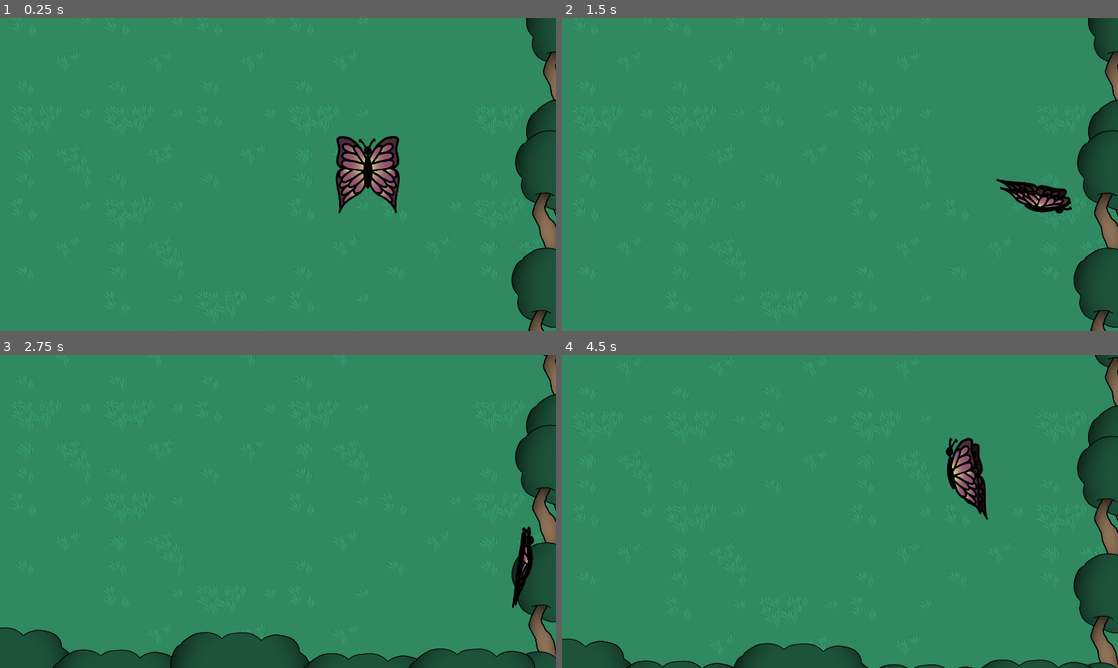
Above: before the commit, frames 1-4 (two rows, left to right).
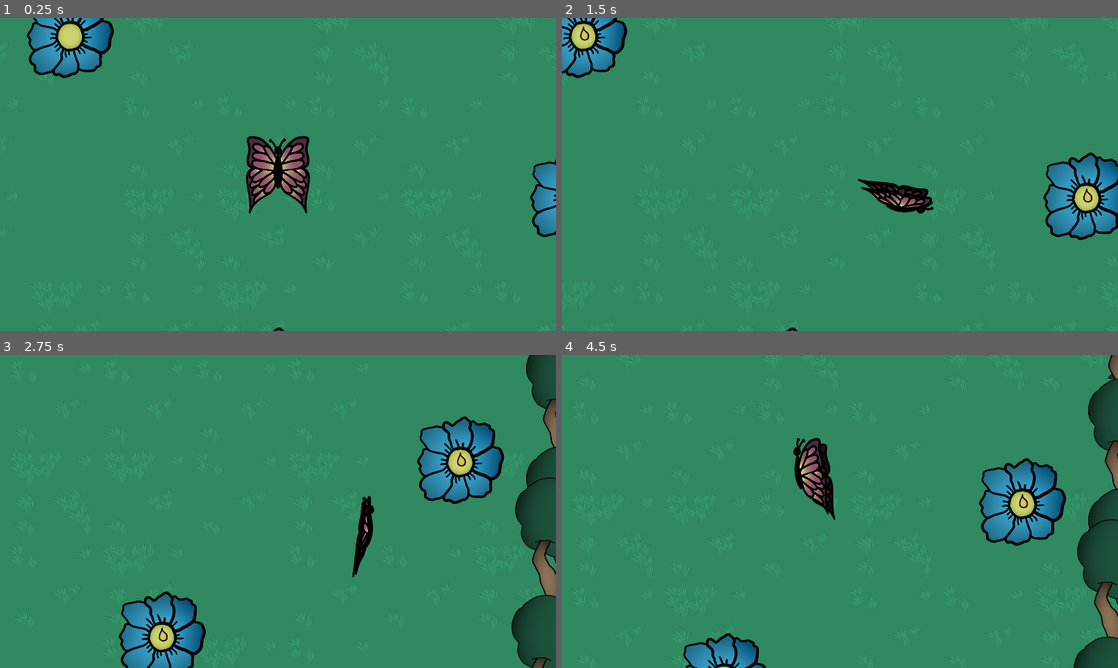
Above: after the commit, the same moments.

Repository: VRiveland/hungry-hungry-butterfly
Game: Godot game, scene res://Scenes/game.tscn
The game is run twice, just before and just after one commit, with the same random seed, the same clock (stepped at 60 frames per second) and the same inputs. Before the commit the project starts from res://game.tscn.
Inputs:
- Up to frame 1 (0.25 s): no input
- Up to frame 2 (1.5 s): tap Enter at 0.5 s; hold D (move_right) 0.53-1.28 s; hold S (move_down) from 1.28 s (still down)
- Up to frame 3 (2.75 s): release S (move_down) at 2.03 s; hold D (move_right) from 2.03 s (still down)
- Up to frame 4 (4.5 s): release D (move_right) at 2.78 s; hold W (move_up) 2.78-3.53 s; hold A (move_left) from 3.53 s (still down)

The runs differ from the first frame. In frame 1, 12% of the frame differs, in the area x 2-100%, y 0-100%; in frame 2, 10%; in frame 3, 18%, in the area x 0-100%, y 0-100%; in frame 4, 14%.

Commit message:
Added flowers that spawn nectar

Diff:
--- /dev/null
+++ b/Scenes/Characters and objects/flower.gd
@@ -0,0 +1,32 @@
+extends Area2D
+
+var nectar = preload("res://Scenes/Characters and objects/nectar.tscn")
+var nectar_available = false
+
+signal can_eat_nectar;
+
+# Called when the node enters the scene tree for the first time.
+func _ready():
+	$NectarTimer.wait_time = randf_range(1, 5)
+
+
+# Called every frame. 'delta' is the elapsed time since the previous frame.
+func _process(delta):
+	pass
+
+
+func _on_nectar_timer_timeout():
+	nectar_available = true
+	$Nectar.visible = true
+
+
+func _on_player_ate_nectar_2():
+	# TODO: remove nectar instance
+	# TODO: start nectar timer
+	pass # Replace with function body.
+
+
+
+func _on_nectar_area_entered(area):
+	if nectar_available:
+		can_eat_nectar.emit()
--- /dev/null
+++ b/Scenes/Characters and objects/flower.tscn
@@ -0,0 +1,28 @@
+[gd_scene load_steps=5 format=3 uid="uid://b0ototm16twck"]
+
+[ext_resource type="Script" path="res://Scenes/Characters and objects/flower.gd" id="1_66t76"]
+[ext_resource type="Texture2D" uid="uid://cygaxr7t3xsov" path="res://Assets/Other/Flower.png" id="1_f7jkf"]
+[ext_resource type="PackedScene" uid="uid://cv3vcld7acesu" path="res://Scenes/Characters and objects/nectar.tscn" id="3_jwr1u"]
+
+[sub_resource type="CircleShape2D" id="CircleShape2D_lw380"]
+radius = 57.0088
+
+[node name="Flower" type="Area2D"]
+script = ExtResource("1_66t76")
+
+[node name="Sprite2D" type="Sprite2D" parent="."]
+texture = ExtResource("1_f7jkf")
+
+[node name="CollisionShape2D" type="CollisionShape2D" parent="."]
+shape = SubResource("CircleShape2D_lw380")
+
+[node name="NectarTimer" type="Timer" parent="."]
+autostart = true
+
+[node name="Nectar" parent="." instance=ExtResource("3_jwr1u")]
+visible = false
+position = Vector2(3, -2)
+
+[connection signal="timeout" from="NectarTimer" to="." method="_on_nectar_timer_timeout"]
+[connection signal="timeout" from="NectarTimer" to="." method="_on_timer_timeout"]
+[connection signal="area_entered" from="Nectar" to="." method="_on_nectar_area_entered"]
--- /dev/null
+++ b/Scenes/Characters and objects/nectar.tscn
@@ -0,0 +1,11 @@
+[gd_scene load_steps=2 format=3 uid="uid://cv3vcld7acesu"]
+
+[ext_resource type="Texture2D" uid="uid://b0j7qn3v05yui" path="res://Assets/Other/nectar.png" id="1_weo24"]
+
+[node name="Nectar" type="Area2D"]
+
+[node name="Sprite2D" type="Sprite2D" parent="."]
+texture = ExtResource("1_weo24")
+
+[node name="CollisionPolygon2D" type="CollisionPolygon2D" parent="."]
+polygon = PackedVector2Array(13.8, 10.7, 11, 16, 7.2, 16, -11, 18.8, -11, 10.7, -9, -5.6, -9, -10.7, -1.9, -12.9)
--- a/Scenes/Characters and objects/player.gd
+++ b/Scenes/Characters and objects/player.gd
@@ -4,6 +4,7 @@
 @export var speed = 384
 var prev_animation
 
+signal ate_nectar_2
 
 func _physics_process(delta):
 	var velocity = Vector2.ZERO # The player's movement vector.
@@ -54,3 +55,12 @@
 
 	$AnimatedSprite2D.play()
 	var collision = move_and_collide(velocity * delta)
+
+
+func _can_eat_nectar():
+	pass
+
+
+func _on_flower_2_can_eat_nectar():
+	_can_eat_nectar()
+	ate_nectar_2.emit()
--- /dev/null
+++ b/Scenes/game.tscn
@@ -0,0 +1,185 @@
+[gd_scene load_steps=14 format=3 uid="uid://bdlu6tn5mcm3x"]
+
+[ext_resource type="Texture2D" uid="uid://b1druryetjgk3" path="res://Assets/tiles/plain grass.png" id="1_vlq7u"]
+[ext_resource type="Texture2D" uid="uid://bm2valf1r8g0h" path="res://Assets/tiles/some grass.png" id="2_a4kkc"]
+[ext_resource type="Texture2D" uid="uid://b6yfy4srw5tqo" path="res://Assets/tiles/more grass.png" id="3_80ymi"]
+[ext_resource type="Texture2D" uid="uid://drc335ae71qj6" path="res://Assets/tiles/dense grass.png" id="4_un6k8"]
+[ext_resource type="PackedScene" uid="uid://d3gjdd3ated67" path="res://Scenes/World_boundary.tscn" id="5_fttj8"]
+[ext_resource type="PackedScene" uid="uid://c0odyx3ty6dnq" path="res://Scenes/Characters and objects/tree.tscn" id="6_w33x6"]
+[ext_resource type="PackedScene" uid="uid://dpxbidrmvf2wg" path="res://Scenes/Characters and objects/player.tscn" id="7_cfsja"]
+[ext_resource type="PackedScene" uid="uid://b0ototm16twck" path="res://Scenes/Characters and objects/flower.tscn" id="8_vftps"]
+
+[sub_resource type="TileSetAtlasSource" id="TileSetAtlasSource_fgiwa"]
+texture = ExtResource("1_vlq7u")
+0:0/size_in_atlas = Vector2i(16, 16)
+0:0/0 = 0
+
+[sub_resource type="TileSetAtlasSource" id="TileSetAtlasSource_0oh5g"]
+texture = ExtResource("2_a4kkc")
+0:0/size_in_atlas = Vector2i(16, 16)
+0:0/0 = 0
+
+[sub_resource type="TileSetAtlasSource" id="TileSetAtlasSource_0ek1c"]
+texture = ExtResource("3_80ymi")
+0:0/size_in_atlas = Vector2i(16, 16)
+0:0/0 = 0
+
+[sub_resource type="TileSetAtlasSource" id="TileSetAtlasSource_fo5lh"]
+texture = ExtResource("4_un6k8")
+0:0/size_in_atlas = Vector2i(16, 16)
+0:0/0 = 0
+
+[sub_resource type="TileSet" id="TileSet_m62eg"]
+sources/0 = SubResource("TileSetAtlasSource_fgiwa")
+sources/1 = SubResource("TileSetAtlasSource_0oh5g")
+sources/2 = SubResource("TileSetAtlasSource_0ek1c")
+sources/3 = SubResource("TileSetAtlasSource_fo5lh")
+
+[node name="Game" type="Node2D"]
+
+[node name="TileMap" type="TileMap" parent="."]
+position = Vector2(1, 0)
+tile_set = SubResource("TileSet_m62eg")
+format = 2
+layer_0/tile_data = PackedInt32Array(458759, 3, 0, 458775, 1, 0, 1507351, 1, 0, 458791, 1, 0, 1507367, 2, 0, 1507335, 2, 0, 2555911, 2, 0, 458807, 3, 0, 1507383, 0, 0, 2555927, 0, 0, 2555943, 1, 0, 2555959, 1, 0, 458823, 1, 0, 2555975, 1, 0, 3604487, 1, 0, 3604503, 0, 0, 4653063, 0, 0, 4653079, 3, 0, 3604519, 3, 0, 1507399, 3, 0, 458839, 3, 0, 458855, 3, 0, 1507431, 3, 0, 3604567, 3, 0, 4653111, 3, 0, 3604535, 2, 0, 4653095, 1, 0, 3604551, 1, 0, 4653143, 1, 0, 2555991, 1, 0, 1507415, 0, 0, 2556007, 0, 0, 4653127, 0, 0, 3604583, 0, 0, 4653159, 1, 0, 458871, 3, 0, 4653175, 3, 0, 5701639, 3, 0, 5701655, 2, 0, 3604599, 2, 0, 1507447, 2, 0, 5701751, 0, 0, 5701671, 0, 0, 2556023, 0, 0, 5701735, 0, 0, 5701687, 1, 0, 5701719, 1, 0, 5701703, 2, 0)
+
+[node name="StaticBody2D4" parent="." instance=ExtResource("5_fttj8")]
+scale = Vector2(1.32, 3)
+
+[node name="StaticBody2D3" parent="." instance=ExtResource("5_fttj8")]
+position = Vector2(-5, -384)
+rotation = 1.56866
+
+[node name="StaticBody2D" parent="." instance=ExtResource("5_fttj8")]
+position = Vector2(2036, 1773)
+rotation = -1.57436
+
+[node name="StaticBody2D2" parent="." instance=ExtResource("5_fttj8")]
+position = Vector2(-127, 1517)
+
+[node name="Trees" type="Node" parent="."]
+
+[node name="Tree" parent="Trees" instance=ExtResource("6_w33x6")]
+position = Vector2(65, -227)
+
+[node name="Tree2" parent="Trees" instance=ExtResource("6_w33x6")]
+position = Vector2(148, -243)
+
+[node name="Tree3" parent="Trees" instance=ExtResource("6_w33x6")]
+position = Vector2(283, -225)
+
+[node name="Tree4" parent="Trees" instance=ExtResource("6_w33x6")]
+position = Vector2(479, -243)
+
+[node name="Tree5" parent="Trees" instance=ExtResource("6_w33x6")]
+position = Vector2(591, -222)
+
+[node name="Tree6" parent="Trees" instance=ExtResource("6_w33x6")]
+position = Vector2(1262, -246)
+
+[node name="Tree7" parent="Trees" instance=ExtResource("6_w33x6")]
+position = Vector2(1193, -222)
+
+[node name="Tree8" parent="Trees" instance=ExtResource("6_w33x6")]
+position = Vector2(1350, -214)
+
+[node name="Tree9" parent="Trees" instance=ExtResource("6_w33x6")]
+position = Vector2(763, -199)
+
+[node name="Tree10" parent="Trees" instance=ExtResource("6_w33x6")]
+position = Vector2(965, -236)
+
+[node name="Tree11" parent="Trees" instance=ExtResource("6_w33x6")]
+position = Vector2(1611, -223)
+
+[node name="Tree12" parent="Trees" instance=ExtResource("6_w33x6")]
+position = Vector2(1778, -229)
+
+[node name="Tree13" parent="Trees" instance=ExtResource("6_w33x6")]
+position = Vector2(1960, -211)
+
+[node name="Tree14" parent="Trees" instance=ExtResource("6_w33x6")]
+position = Vector2(-26, 38)
+
+[node name="Tree15" parent="Trees" instance=ExtResource("6_w33x6")]
+position = Vector2(-143, 292)
+
+[node name="Tree16" parent="Trees" instance=ExtResource("6_w33x6")]
+position = Vector2(-147, 495)
+
+[node name="Tree17" parent="Trees" instance=ExtResource("6_w33x6")]
+position = Vector2(-102, 704)
+
+[node name="Tree18" parent="Trees" instance=ExtResource("6_w33x6")]
+position = Vector2(-187, 891)
+
+[node name="Tree19" parent="Trees" instance=ExtResource("6_w33x6")]
+position = Vector2(-157, 1163)
+
+[node name="Tree20" parent="Trees" instance=ExtResource("6_w33x6")]
+position = Vector2(-114, 1382)
+
+[node name="Tree21" parent="Trees" instance=ExtResource("6_w33x6")]
+position = Vector2(-143, 1579)
+
+[node name="Tree22" parent="Trees" instance=ExtResource("6_w33x6")]
+position = Vector2(2090, 200)
+
+[node name="Tree23" parent="Trees" instance=ExtResource("6_w33x6")]
+position = Vector2(2139, 437)
+
+[node name="Tree24" parent="Trees" instance=ExtResource("6_w33x6")]
+position = Vector2(2130, 700)
+
+[node name="Tree25" parent="Trees" instance=ExtResource("6_w33x6")]
+position = Vector2(2130, 1004)
+
+[node name="Tree26" parent="Trees" instance=ExtResource("6_w33x6")]
+position = Vector2(2100, 1090)
+
+[node name="Tree27" parent="Trees" instance=ExtResource("6_w33x6")]
+position = Vector2(2090, 1414)
+
+[node name="Tree28" parent="Trees" instance=ExtResource("6_w33x6")]
+position = Vector2(2068, 1715)
+
+[node name="Player" parent="." instance=ExtResource("7_cfsja")]
+z_index = 5
+position = Vector2(938, 730)
+scale = Vector2(1.04377, 1.06165)
+
+[node name="Tree" parent="." instance=ExtResource("6_w33x6")]
+z_index = 10
+position = Vector2(187, 1652)
+
+[node name="Tree2" parent="." instance=ExtResource("6_w33x6")]
+z_index = 10
+position = Vector2(490, 1649)
+
+[node name="Tree3" parent="." instance=ExtResource("6_w33x6")]
+z_index = 10
+position = Vector2(812, 1710)
+
+[node name="Tree4" parent="." instance=ExtResource("6_w33x6")]
+z_index = 10
+position = Vector2(1147, 1662)
+
+[node name="Tree5" parent="." instance=ExtResource("6_w33x6")]
+z_index = 10
+position = Vector2(1497, 1720)
+
+[node name="Tree6" parent="." instance=ExtResource("6_w33x6")]
+z_index = 10
+position = Vector2(1797, 1707)
+
+[node name="Flower" parent="." instance=ExtResource("8_vftps")]
+position = Vector2(364, 343)
+
+[node name="Flower2" parent="." instance=ExtResource("8_vftps")]
+position = Vector2(930, 1273)
+
+[node name="Flower3" parent="." instance=ExtResource("8_vftps")]
+position = Vector2(1754, 790)
+
+[connection signal="ate_nectar_2" from="Player" to="Flower2" method="_on_player_ate_nectar_2"]
+[connection signal="can_eat_nectar" from="Flower2" to="Player" method="_on_flower_2_can_eat_nectar"]
--- a/game.tscn
+++ /dev/null
@@ -1,172 +0,0 @@
-[gd_scene load_steps=13 format=3 uid="uid://bdlu6tn5mcm3x"]
-
-[ext_resource type="PackedScene" uid="uid://d3gjdd3ated67" path="res://World_boundary.tscn" id="1_0cuxs"]
-[ext_resource type="PackedScene" uid="uid://dpxbidrmvf2wg" path="res://Scenes/Characters and objects/player.tscn" id="1_lh2qa"]
-[ext_resource type="Texture2D" uid="uid://b1druryetjgk3" path="res://Assets/tiles/plain grass.png" id="2_50yol"]
-[ext_resource type="Texture2D" uid="uid://bm2valf1r8g0h" path="res://Assets/tiles/some grass.png" id="3_67kbh"]
-[ext_resource type="Texture2D" uid="uid://b6yfy4srw5tqo" path="res://Assets/tiles/more grass.png" id="4_5kphb"]
-[ext_resource type="Texture2D" uid="uid://drc335ae71qj6" path="res://Assets/tiles/dense grass.png" id="5_hbd7d"]
-[ext_resource type="PackedScene" uid="uid://c0odyx3ty6dnq" path="res://Scenes/Characters and objects/tree.tscn" id="6_nvp5o"]
-
-[sub_resource type="TileSetAtlasSource" id="TileSetAtlasSource_fgiwa"]
-texture = ExtResource("2_50yol")
-0:0/size_in_atlas = Vector2i(16, 16)
-0:0/0 = 0
-
-[sub_resource type="TileSetAtlasSource" id="TileSetAtlasSource_0oh5g"]
-texture = ExtResource("3_67kbh")
-0:0/size_in_atlas = Vector2i(16, 16)
-0:0/0 = 0
-
-[sub_resource type="TileSetAtlasSource" id="TileSetAtlasSource_0ek1c"]
-texture = ExtResource("4_5kphb")
-0:0/size_in_atlas = Vector2i(16, 16)
-0:0/0 = 0
-
-[sub_resource type="TileSetAtlasSource" id="TileSetAtlasSource_fo5lh"]
-texture = ExtResource("5_hbd7d")
-0:0/size_in_atlas = Vector2i(16, 16)
-0:0/0 = 0
-
-[sub_resource type="TileSet" id="TileSet_m62eg"]
-sources/0 = SubResource("TileSetAtlasSource_fgiwa")
-sources/1 = SubResource("TileSetAtlasSource_0oh5g")
-sources/2 = SubResource("TileSetAtlasSource_0ek1c")
-sources/3 = SubResource("TileSetAtlasSource_fo5lh")
-
-[node name="Game" type="Node2D"]
-
-[node name="TileMap" type="TileMap" parent="."]
-position = Vector2(1, 0)
-tile_set = SubResource("TileSet_m62eg")
-format = 2
-layer_0/tile_data = PackedInt32Array(458759, 3, 0, 458775, 1, 0, 1507351, 1, 0, 458791, 1, 0, 1507367, 2, 0, 1507335, 2, 0, 2555911, 2, 0, 458807, 3, 0, 1507383, 0, 0, 2555927, 0, 0, 2555943, 1, 0, 2555959, 1, 0, 458823, 1, 0, 2555975, 1, 0, 3604487, 1, 0, 3604503, 0, 0, 4653063, 0, 0, 4653079, 3, 0, 3604519, 3, 0, 1507399, 3, 0, 458839, 3, 0, 458855, 3, 0, 1507431, 3, 0, 3604567, 3, 0, 4653111, 3, 0, 3604535, 2, 0, 4653095, 1, 0, 3604551, 1, 0, 4653143, 1, 0, 2555991, 1, 0, 1507415, 0, 0, 2556007, 0, 0, 4653127, 0, 0, 3604583, 0, 0, 4653159, 1, 0, 458871, 3, 0, 4653175, 3, 0, 5701639, 3, 0, 5701655, 2, 0, 3604599, 2, 0, 1507447, 2, 0, 5701751, 0, 0, 5701671, 0, 0, 2556023, 0, 0, 5701735, 0, 0, 5701687, 1, 0, 5701719, 1, 0, 5701703, 2, 0)
-
-[node name="StaticBody2D4" parent="." instance=ExtResource("1_0cuxs")]
-scale = Vector2(1.32, 3)
-
-[node name="StaticBody2D3" parent="." instance=ExtResource("1_0cuxs")]
-position = Vector2(-5, -384)
-rotation = 1.56866
-
-[node name="StaticBody2D" parent="." instance=ExtResource("1_0cuxs")]
-position = Vector2(2036, 1773)
-rotation = -1.57436
-
-[node name="StaticBody2D2" parent="." instance=ExtResource("1_0cuxs")]
-position = Vector2(-127, 1517)
-
-[node name="Trees" type="Node" parent="."]
-
-[node name="Tree" parent="Trees" instance=ExtResource("6_nvp5o")]
-position = Vector2(65, -227)
-
-[node name="Tree2" parent="Trees" instance=ExtResource("6_nvp5o")]
-position = Vector2(148, -243)
-
-[node name="Tree3" parent="Trees" instance=ExtResource("6_nvp5o")]
-position = Vector2(283, -225)
-
-[node name="Tree4" parent="Trees" instance=ExtResource("6_nvp5o")]
-position = Vector2(479, -243)
-
-[node name="Tree5" parent="Trees" instance=ExtResource("6_nvp5o")]
-position = Vector2(591, -222)
-
-[node name="Tree6" parent="Trees" instance=ExtResource("6_nvp5o")]
-position = Vector2(1262, -246)
-
-[node name="Tree7" parent="Trees" instance=ExtResource("6_nvp5o")]
-position = Vector2(1193, -222)
-
-[node name="Tree8" parent="Trees" instance=ExtResource("6_nvp5o")]
-position = Vector2(1350, -214)
-
-[node name="Tree9" parent="Trees" instance=ExtResource("6_nvp5o")]
-position = Vector2(763, -199)
-
-[node name="Tree10" parent="Trees" instance=ExtResource("6_nvp5o")]
-position = Vector2(965, -236)
-
-[node name="Tree11" parent="Trees" instance=ExtResource("6_nvp5o")]
-position = Vector2(1611, -223)
-
-[node name="Tree12" parent="Trees" instance=ExtResource("6_nvp5o")]
-position = Vector2(1778, -229)
-
-[node name="Tree13" parent="Trees" instance=ExtResource("6_nvp5o")]
-position = Vector2(1960, -211)
-
-[node name="Tree14" parent="Trees" instance=ExtResource("6_nvp5o")]
-position = Vector2(-26, 38)
-
-[node name="Tree15" parent="Trees" instance=ExtResource("6_nvp5o")]
-position = Vector2(-143, 292)
-
-[node name="Tree16" parent="Trees" instance=ExtResource("6_nvp5o")]
-position = Vector2(-147, 495)
-
-[node name="Tree17" parent="Trees" instance=ExtResource("6_nvp5o")]
-position = Vector2(-102, 704)
-
-[node name="Tree18" parent="Trees" instance=ExtResource("6_nvp5o")]
-position = Vector2(-187, 891)
-
-[node name="Tree19" parent="Trees" instance=ExtResource("6_nvp5o")]
-position = Vector2(-157, 1163)
-
-[node name="Tree20" parent="Trees" instance=ExtResource("6_nvp5o")]
-position = Vector2(-114, 1382)
-
-[node name="Tree21" parent="Trees" instance=ExtResource("6_nvp5o")]
-position = Vector2(-143, 1579)
-
-[node name="Tree22" parent="Trees" instance=ExtResource("6_nvp5o")]
-position = Vector2(2090, 200)
-
-[node name="Tree23" parent="Trees" instance=ExtResource("6_nvp5o")]
-position = Vector2(2139, 437)
-
-[node name="Tree24" parent="Trees" instance=ExtResource("6_nvp5o")]
-position = Vector2(2130, 700)
-
-[node name="Tree25" parent="Trees" instance=ExtResource("6_nvp5o")]
-position = Vector2(2130, 1004)
-
-[node name="Tree26" parent="Trees" instance=ExtResource("6_nvp5o")]
-position = Vector2(2100, 1090)
-
-[node name="Tree27" parent="Trees" instance=ExtResource("6_nvp5o")]
-position = Vector2(2090, 1414)
-
-[node name="Tree28" parent="Trees" instance=ExtResource("6_nvp5o")]
-position = Vector2(2068, 1715)
-
-[node name="Player" parent="." instance=ExtResource("1_lh2qa")]
-z_index = 5
-position = Vector2(1498, 960)
-scale = Vector2(1.04377, 1.06165)
-
-[node name="Tree" parent="." instance=ExtResource("6_nvp5o")]
-z_index = 10
-position = Vector2(187, 1652)
-
-[node name="Tree2" parent="." instance=ExtResource("6_nvp5o")]
-z_index = 10
-position = Vector2(490, 1649)
-
-[node name="Tree3" parent="." instance=ExtResource("6_nvp5o")]
-z_index = 10
-position = Vector2(812, 1710)
-
-[node name="Tree4" parent="." instance=ExtResource("6_nvp5o")]
-z_index = 10
-position = Vector2(1147, 1662)
-
-[node name="Tree5" parent="." instance=ExtResource("6_nvp5o")]
-z_index = 10
-position = Vector2(1497, 1720)
-
-[node name="Tree6" parent="." instance=ExtResource("6_nvp5o")]
-z_index = 10
-position = Vector2(1797, 1707)
--- a/project.godot
+++ b/project.godot
@@ -11,7 +11,7 @@
 [application]
 
 config/name="Hungry Hungry Butterfly"
-run/main_scene="res://game.tscn"
+run/main_scene="res://Scenes/game.tscn"
 config/features=PackedStringArray("4.2", "Mobile")
 config/icon="res://icon.svg"
 
Binary file added: Assets/Other/Flower.png
Not shown, added: Assets/Other/Flower.png.import
Binary file added: Assets/Other/nectar.png
Not shown, added: Assets/Other/nectar.png.import
Renamed: World_boundary.tscn -> Scenes/World_boundary.tscn
